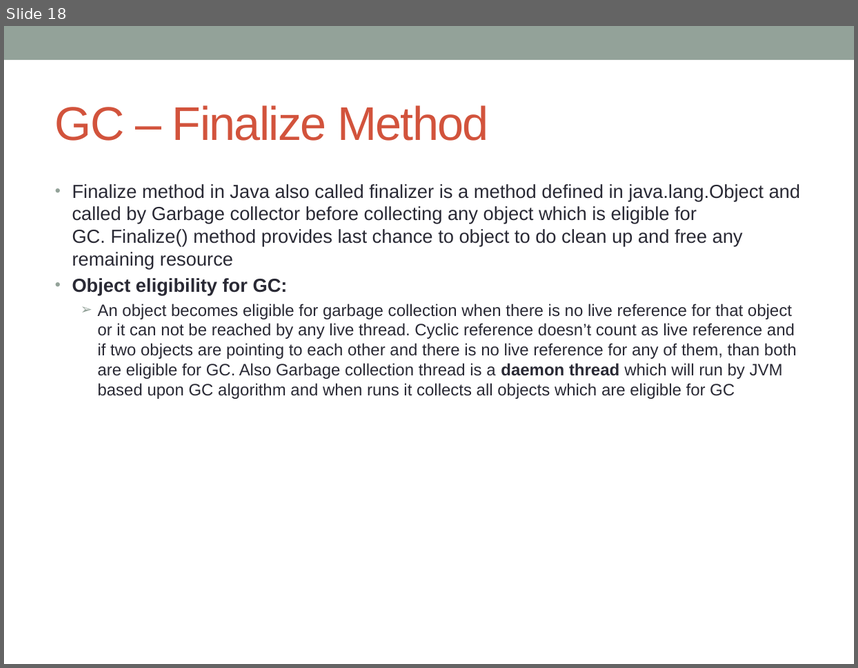
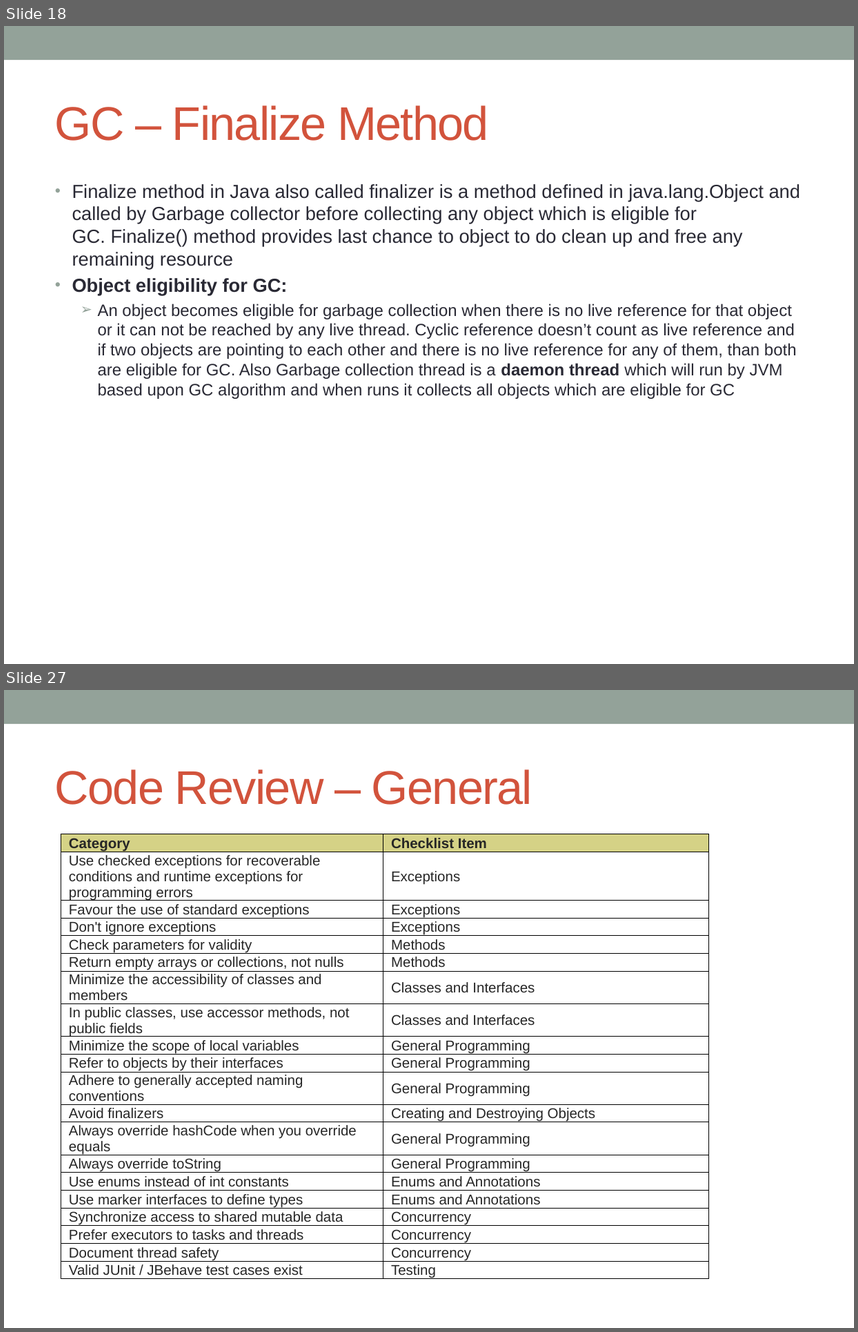
Before and after one commit to notionquest/ProjectDocumentation, a slide deck: CoreJava.pptx. Shown one above the other, each under a label of ours: slide 18 before the commit, slides 18 and 27 after it; the slides between them are not shown. The pictures are 858x668 and 858x1332 pixels, drawn with LibreOffice and Linux fonts; fonts in the diff are those of the drawing. Boxes give left, top, right and bottom in pixels: in the first picture for what was removed or moved away, otherwise in the second. Text is boxed around its words. In the diff, an @@ line names an element or a change of style, - is before the commit and + after.

```diff
--- a/CoreJava.pptx
+++ b/CoreJava.pptx
@@ slide 27 added at [4, 690, 854, 1328], background #FFFFFF; not listed: 1 template element that a slide beside it also shows @@
@@ title added at [55, 769, 533, 805], 40 pt, text #D2533C @@
+Code Review – General
@@ table added at [61, 834, 708, 1281], 20 rows, 2 columns @@
+Category | Checklist Item
+Use checked exceptions for recoverable conditions and runtime exceptions for programming errors | Exceptions
+Favour the use of standard exceptions | Exceptions
+Don't ignore exceptions | Exceptions
+Check parameters for validity | Methods
+Return empty arrays or collections, not nulls | Methods
+Minimize the accessibility of classes and members | Classes and Interfaces
+In public classes, use accessor methods, not public fields | Classes and Interfaces
+Minimize the scope of local variables | General Programming
+Refer to objects by their interfaces | General Programming
+Adhere to generally accepted naming conventions | General Programming
+Avoid finalizers | Creating and Destroying Objects
+Always override hashCode when you override equals | General Programming
+Always override toString | General Programming
+Use enums instead of int constants | Enums and Annotations
+Use marker interfaces to define types | Enums and Annotations
+Synchronize access to shared mutable data | Concurrency
+Prefer executors to tasks and threads | Concurrency
+Document thread safety | Concurrency
+Valid JUnit / JBehave test cases exist | Testing
```
Also in this commit, not shown: 1 slide changed, 8 other slides added, 6 other files.
